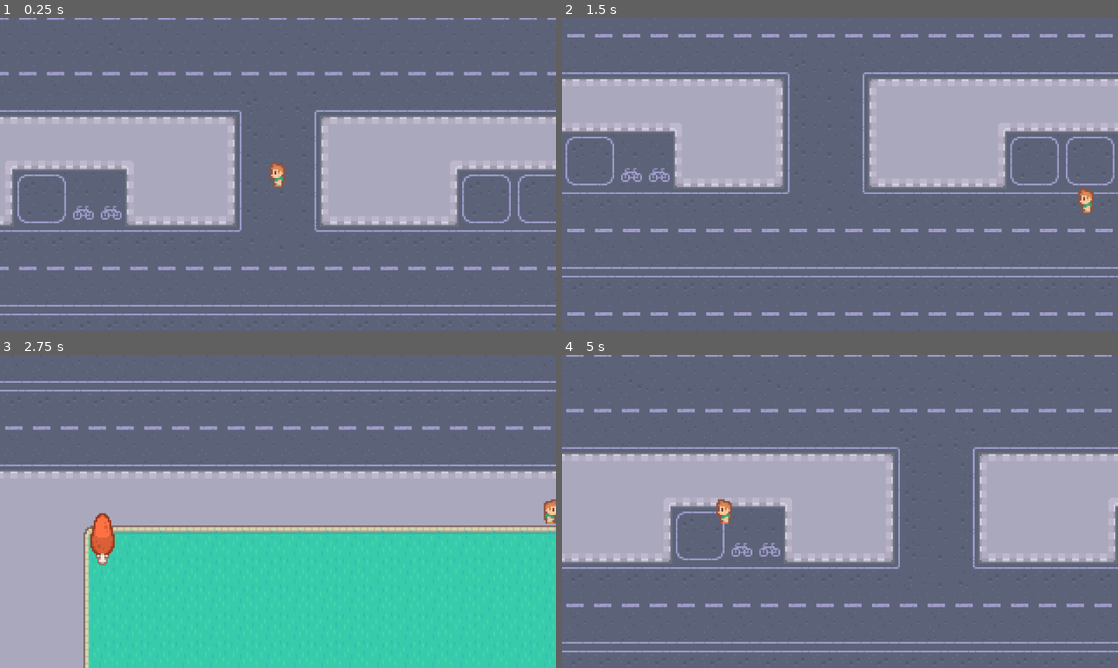
Above: before the commit, frames 1-4 (two rows, left to right).
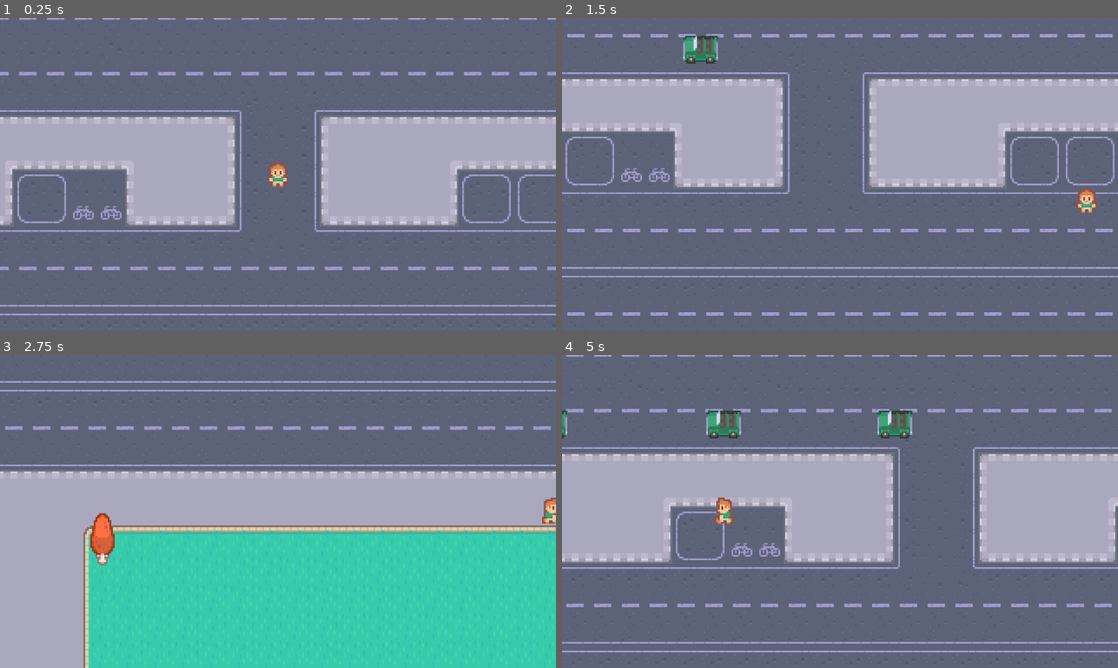
Above: after the commit, the same moments.

Repository: Oosh74/frogger
Game: Godot game, scene res://scenes/game.tscn
Two runs of this game, one before a commit and one after it. Both use one fixed random seed, a clock stepped at 60 frames per second and the inputs below.
Inputs:
- Up to frame 1 (0.25 s): no input
- Up to frame 2 (1.5 s): tap Enter at 0.5 s; hold D (Right) 0.53-1.28 s; tap Space (Print) at 0.6, 1.35 s; hold S (Down) from 1.28 s (still down)
- Up to frame 3 (2.75 s): release S (Down) at 2.03 s; hold D (Right) from 2.03 s (still down); tap Space (Print) at 2.1 s
- Up to frame 4 (5 s): release D (Right) at 2.78 s; hold Up (Up) 2.78-3.53 s; tap Space (Print) at 2.85, 3.6, 4.35 s; hold A (Left) from 3.53 s (still down)

The runs differ from the first frame. In frame 1, 0.2% of the frame differs, in the area x 48-52%, y 46-54%; in frame 2, 0.7%; in frame 3, 0.1%; in frame 4, 1.3%, in the area x 0-63%, y 17-54%.

Commit message:
Finish character animation movement, add timer and signal for spawning car, create car scene and instiate and add it, add car de-spawning after it exits screen

Diff:
--- /dev/null
+++ b/scenes/car.gd
@@ -0,0 +1,12 @@
+extends Area2D
+
+var direction := Vector2.LEFT
+var speed := 100
+
+#Since we don't actually have collisions, we use regular process
+func _process(delta: float) -> void:
+	position += direction * speed * delta
+
+
+func _on_visible_on_screen_notifier_2d_screen_exited() -> void:
+	queue_free()
--- /dev/null
+++ b/scenes/car.tscn
@@ -0,0 +1,22 @@
+[gd_scene format=3 uid="uid://c3mdcioslrm4p"]
+
+[ext_resource type="Texture2D" uid="uid://d0dya2slufckd" path="res://graphics/cars/green.png" id="1_c35m8"]
+[ext_resource type="Script" uid="uid://b6ryqkvablr87" path="res://scenes/car.gd" id="1_qt2eu"]
+
+[sub_resource type="RectangleShape2D" id="RectangleShape2D_qt2eu"]
+size = Vector2(20, 12)
+
+[node name="Car" type="Area2D" unique_id=436781106]
+script = ExtResource("1_qt2eu")
+
+[node name="Sprite2D" type="Sprite2D" parent="." unique_id=1110646992]
+texture = ExtResource("1_c35m8")
+
+[node name="CollisionShape2D" type="CollisionShape2D" parent="." unique_id=828159050]
+visible = false
+shape = SubResource("RectangleShape2D_qt2eu")
+
+[node name="VisibleOnScreenNotifier2D" type="VisibleOnScreenNotifier2D" parent="." unique_id=612951702]
+rect = Rect2(-10, -8, 20, 16)
+
+[connection signal="screen_exited" from="VisibleOnScreenNotifier2D" to="." method="_on_visible_on_screen_notifier_2d_screen_exited"]
--- /dev/null
+++ b/scenes/game.gd
@@ -0,0 +1,12 @@
+extends Node2D
+
+var car_scene: PackedScene = preload("res://scenes/car.tscn")
+@onready var objects: Node = $Objects
+
+func _on_finish_area_2d_body_entered(body: Node2D) -> void:
+	print('Player Entered: ', body)
+
+
+func _on_car_timer_timeout() -> void:
+	var car = car_scene.instantiate()
+	objects.add_child(car)
--- a/scenes/game.tscn
+++ b/scenes/game.tscn
@@ -1,35 +1,58 @@
 [gd_scene format=3 uid="uid://r8e5vdmp0k17"]
 
+[ext_resource type="Script" uid="uid://d4bnsp2tcb41t" path="res://scenes/game.gd" id="1_iywne"]
 [ext_resource type="Texture2D" uid="uid://doghmovcgeltw" path="res://graphics/map.png" id="1_uwrxv"]
 [ext_resource type="PackedScene" uid="uid://dghd7rii024ea" path="res://scenes/player.tscn" id="2_yqjtg"]
 [ext_resource type="PackedScene" uid="uid://dlc7dggh2h5do" path="res://scenes/tree.tscn" id="3_lnu2h"]
-[ext_resource type="PackedScene" uid="uid://buyfgvgm57caj" path="res://map_bounds.tscn" id="4_lbhrr"]
+[ext_resource type="PackedScene" uid="uid://buyfgvgm57caj" path="res://scenes/map_bounds.tscn" id="4_lbhrr"]
+
+[sub_resource type="RectangleShape2D" id="RectangleShape2D_iywne"]
+size = Vector2(384, 191)
 
 [node name="Game" type="Node2D" unique_id=467729423]
+script = ExtResource("1_iywne")
 metadata/_edit_vertical_guides_ = [-192.0, 192.0]
 metadata/_edit_horizontal_guides_ = [-321.0, 321.0]
 
-[node name="Sprite2D" type="Sprite2D" parent="." unique_id=1345256118]
+[node name="BG" type="Sprite2D" parent="." unique_id=1345256118]
 texture = ExtResource("1_uwrxv")
 
-[node name="Player" parent="Sprite2D" unique_id=1514745219 instance=ExtResource("2_yqjtg")]
-position = Vector2(24, 50)
+[node name="Timer" type="Node" parent="." unique_id=261986938]
 
-[node name="Tree" parent="." unique_id=809148713 instance=ExtResource("3_lnu2h")]
-position = Vector2(-69, 216)
+[node name="CarTimer" type="Timer" parent="Timer" unique_id=920643861]
+autostart = true
 
-[node name="LeftBorder" parent="." unique_id=1520580410 instance=ExtResource("4_lbhrr")]
+[node name="Borders" type="Node" parent="." unique_id=1225160]
+
+[node name="LeftBorder" parent="Borders" unique_id=1520580410 instance=ExtResource("4_lbhrr")]
 position = Vector2(-193, -2)
 rotation = 1.5707964
 
-[node name="BottomBorder" parent="." unique_id=984288133 instance=ExtResource("4_lbhrr")]
+[node name="BottomBorder" parent="Borders" unique_id=984288133 instance=ExtResource("4_lbhrr")]
 position = Vector2(0, 321)
-rotation = 6.2831855
 
-[node name="TopBorder" parent="." unique_id=1225567219 instance=ExtResource("4_lbhrr")]
+[node name="TopBorder" parent="Borders" unique_id=1225567219 instance=ExtResource("4_lbhrr")]
 position = Vector2(0, -321)
-rotation = 3.1415927
+rotation = -3.1415925
 
-[node name="RightBorder" parent="." unique_id=696999270 instance=ExtResource("4_lbhrr")]
+[node name="RightBorder" parent="Borders" unique_id=696999270 instance=ExtResource("4_lbhrr")]
 position = Vector2(194, 0)
 rotation = -1.5707964
+
+[node name="FinishArea2D" type="Area2D" parent="Borders" unique_id=904471698]
+position = Vector2(0, -139)
+
+[node name="CollisionShape2D" type="CollisionShape2D" parent="Borders/FinishArea2D" unique_id=1562576750]
+position = Vector2(0, -85.5)
+shape = SubResource("RectangleShape2D_iywne")
+
+[node name="Objects" type="Node" parent="." unique_id=191961902]
+
+[node name="Tree" parent="Objects" unique_id=809148713 instance=ExtResource("3_lnu2h")]
+position = Vector2(-69, 216)
+
+[node name="Player" parent="Objects" unique_id=1514745219 instance=ExtResource("2_yqjtg")]
+position = Vector2(24, 50)
+
+[connection signal="timeout" from="Timer/CarTimer" to="." method="_on_car_timer_timeout"]
+[connection signal="body_entered" from="Borders/FinishArea2D" to="." method="_on_finish_area_2d_body_entered"]
--- a/scenes/player.gd
+++ b/scenes/player.gd
@@ -24,8 +24,14 @@
 	return velocity
 
 func handle_animation():
-	if direction:
+	if direction.x != 0:
 		animations.play('walk')
 		animations.flip_h = direction.x > 0
+	elif direction.y < 0:
+		animations.play("walk_up")
+	elif direction.y > 0:
+		animations.play("walk_down")
+#		Shorthand way to do above: animations.animation = 'up' if direction.y < 0 else 'down'
 	else:
+		animations.stop()
 		animations.frame = 0
--- a/scenes/player.tscn
+++ b/scenes/player.tscn
@@ -18,6 +18,30 @@
 atlas = ExtResource("2_g2els")
 region = Rect2(0, 32, 16, 16)
 
+[sub_resource type="AtlasTexture" id="AtlasTexture_smehm"]
+atlas = ExtResource("2_g2els")
+region = Rect2(16, 0, 16, 16)
+
+[sub_resource type="AtlasTexture" id="AtlasTexture_ur7pv"]
+atlas = ExtResource("2_g2els")
+region = Rect2(16, 16, 16, 16)
+
+[sub_resource type="AtlasTexture" id="AtlasTexture_y4r1p"]
+atlas = ExtResource("2_g2els")
+region = Rect2(16, 32, 16, 16)
+
+[sub_resource type="AtlasTexture" id="AtlasTexture_g2els"]
+atlas = ExtResource("2_g2els")
+region = Rect2(32, 0, 16, 16)
+
+[sub_resource type="AtlasTexture" id="AtlasTexture_tuyoq"]
+atlas = ExtResource("2_g2els")
+region = Rect2(32, 16, 16, 16)
+
+[sub_resource type="AtlasTexture" id="AtlasTexture_fjrip"]
+atlas = ExtResource("2_g2els")
+region = Rect2(32, 32, 16, 16)
+
 [sub_resource type="SpriteFrames" id="SpriteFrames_tuyoq"]
 animations = [{
 "frames": [{
@@ -35,6 +59,40 @@
 }],
 "loop": true,
 "name": &"walk",
+"speed": 5.0
+}, {
+"frames": [{
+"duration": 1.0,
+"texture": SubResource("AtlasTexture_smehm")
+}, {
+"duration": 1.0,
+"texture": SubResource("AtlasTexture_ur7pv")
+}, {
+"duration": 1.0,
+"texture": SubResource("AtlasTexture_smehm")
+}, {
+"duration": 1.0,
+"texture": SubResource("AtlasTexture_y4r1p")
+}],
+"loop": true,
+"name": &"walk_down",
+"speed": 5.0
+}, {
+"frames": [{
+"duration": 1.0,
+"texture": SubResource("AtlasTexture_g2els")
+}, {
+"duration": 1.0,
+"texture": SubResource("AtlasTexture_tuyoq")
+}, {
+"duration": 1.0,
+"texture": SubResource("AtlasTexture_g2els")
+}, {
+"duration": 1.0,
+"texture": SubResource("AtlasTexture_fjrip")
+}],
+"loop": true,
+"name": &"walk_up",
 "speed": 5.0
 }]
 
@@ -56,4 +114,5 @@
 
 [node name="AnimatedSprite2D" type="AnimatedSprite2D" parent="." unique_id=1929165275]
 sprite_frames = SubResource("SpriteFrames_tuyoq")
-animation = &"walk"
+animation = &"walk_down"
+frame_progress = 0.10656762
Not shown, added: scenes/car.gd.uid
Not shown, added: scenes/game.gd.uid
Renamed: map_bounds.tscn -> scenes/map_bounds.tscn
